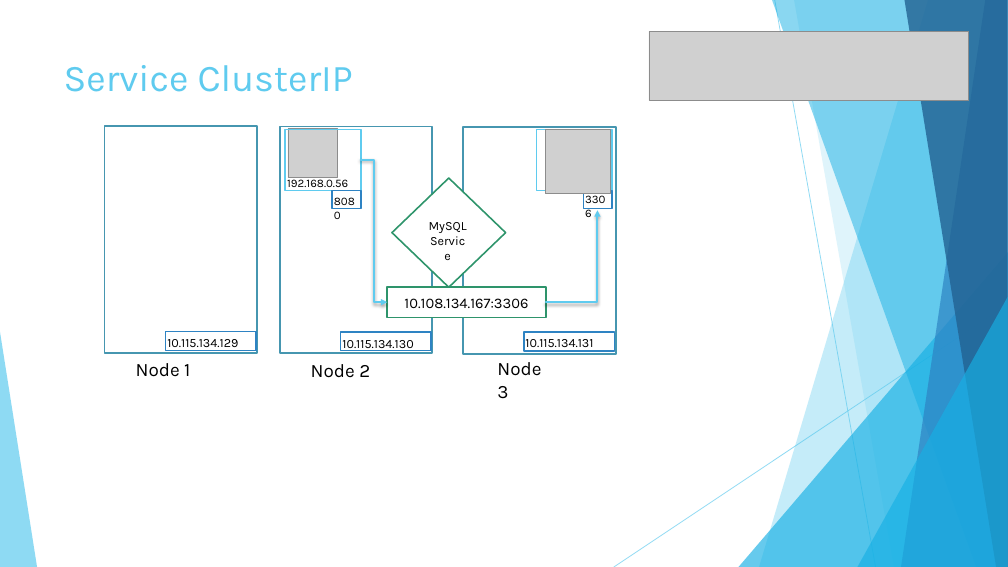
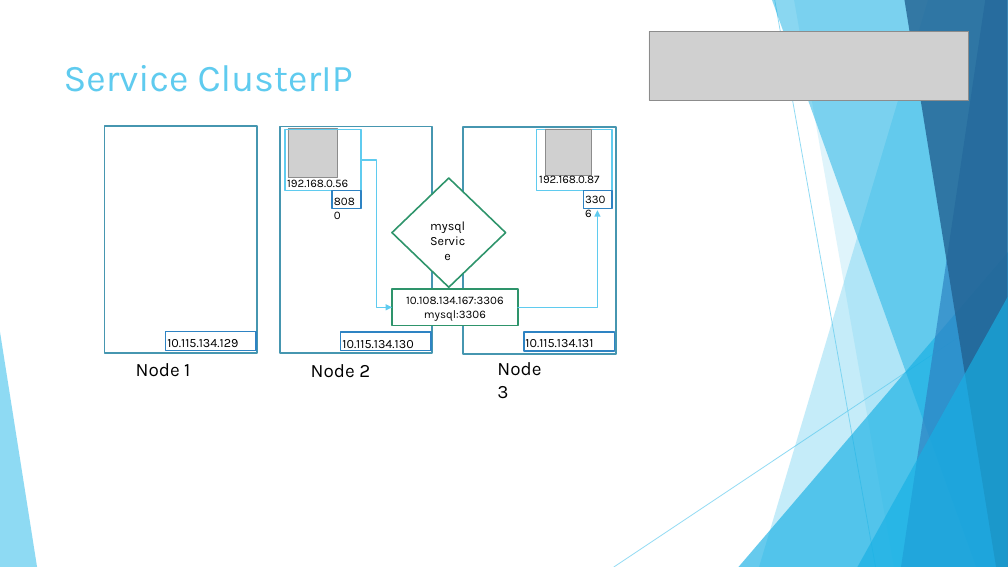
Before and after one commit to fsforza/kubernetes-demo, a slide deck: slide 17 of slides/kube-demo.pptx (slide 18 before the commit). Drawn at 1008x567 pixels with LibreOffice and Linux fonts; fonts in the diff are those of the drawing; grey boxes stand for pictures. Boxes give left, top, right and bottom in pixels: in the first picture for what was removed or moved away, otherwise in the second. Text is boxed around its words. In the diff, an @@ line names an element or a change of style, - is before the commit and + after.

```diff
--- a/slides/kube-demo.pptx
+++ b/slides/kube-demo.pptx
@@ picture: place and size @@
-picture at box(545, 129, 610, 194)
+picture at box(545, 129, 591, 175)
@@ elbow arrow moved from (361, 160) - (387, 302) to (361, 160) - (392, 308) @@
@@ elbow arrow (361, 160) - (392, 308): stroke #5FCBEF 2 pt to #5FCBEF 1.5 pt @@
@@ text added at box(539, 172, 599, 183), 11 pt, text #000000 @@
+192.168.0.87
@@ text at box(430, 221, 465, 233): text changed @@
-MySQL
+mysql
@@ elbow arrow moved from (546, 302) - (597, 210) to (518, 308) - (597, 210) @@
@@ elbow arrow (518, 308) - (597, 210): stroke #5FCBEF 2 pt to #5FCBEF 1.5 pt @@
@@ rectangle "10.108.134.167:3306": place and size @@
-rectangle "10.108.134.167:3306" at box(387, 287, 546, 318)
+rectangle "10.108.134.167:3306" at box(392, 289, 518, 325)
@@ text in rectangle at box(406, 296, 503, 304): size 14 to 11 pt in "10.108.134.167:3306" @@
@@ text in rectangle at box(424, 310, 486, 321): paragraph added @@
+mysql:3306
```
Also in this commit, not shown: 13 other slides changed.
